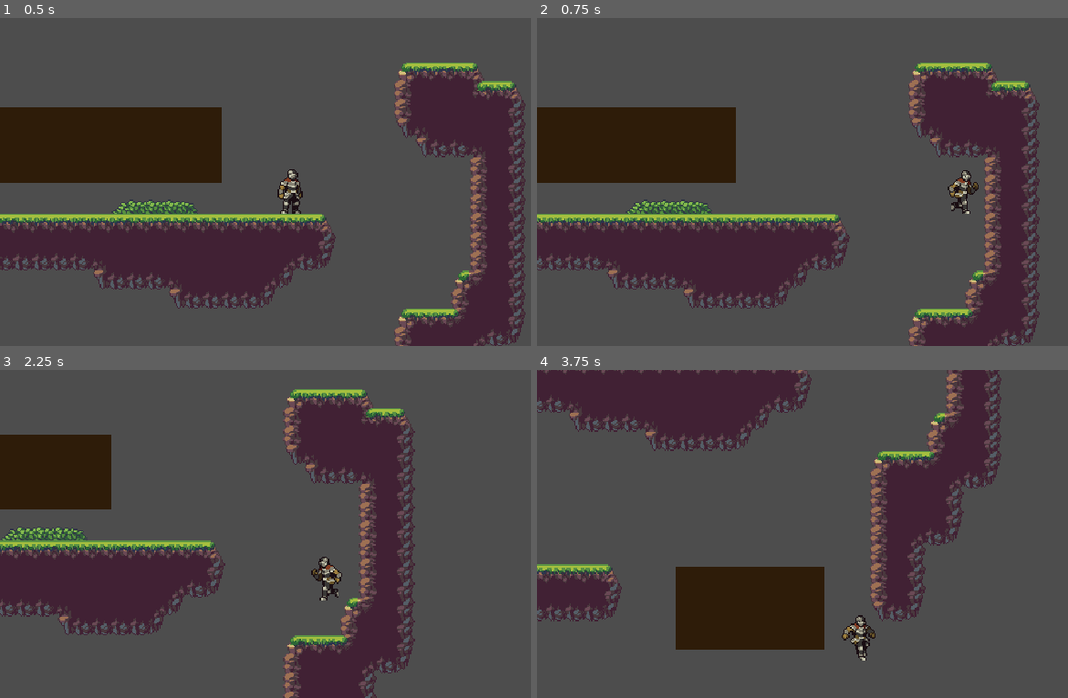
Above: before the commit, frames 1-4 (two rows, left to right).
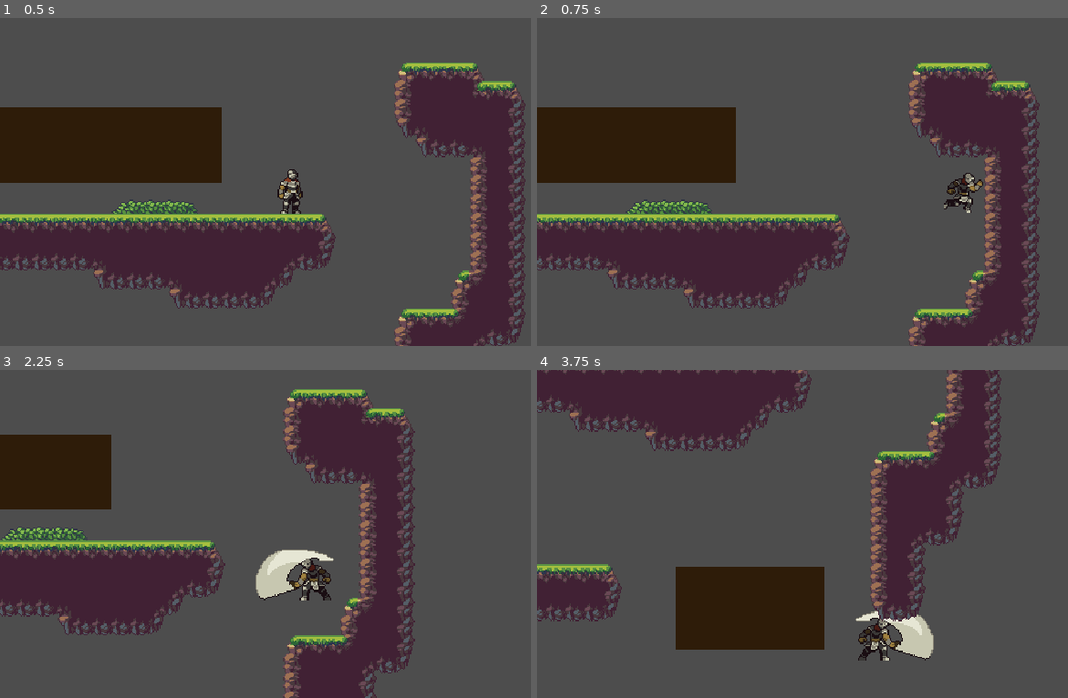
Above: after the commit, the same moments.

Repository: SaydRomey/BrunchPolice
Game: Godot game, scene res://scenes/world.tscn
The game is run twice, just before and just after one commit, with the same random seed, the same clock (stepped at 60 frames per second) and the same inputs.
Inputs:
- Up to frame 1 (0.5 s): no input
- Up to frame 2 (0.75 s): tap Enter at 0.5 s; hold D (move_right) from 0.53 s (still down); tap Alt (dash) at 0.6 s
- Up to frame 3 (2.25 s): tap Space (jump) at 0.77, 1.52 s; tap Ctrl (roll) at 0.8, 1.35 s; tap 1 (attack, bound only after the commit) at 1.55 s; release D (move_right) at 2.03 s; hold A (move_left) from 2.03 s (still down); hold 1 (attack, bound only after the commit) from 2.03 s (still down)
- Up to frame 4 (3.75 s): tap Alt (dash) at 2.3, 3.6 s; release A (move_left) at 2.78 s; release 1 (attack, bound only after the commit) at 2.78 s; hold D (move_right) from 2.78 s (still down); tap S (crouch) at 2.85 s; tap Space (jump) at 3.02 s; tap Ctrl (roll) at 3.05 s; hold 1 (attack, bound only after the commit) from 3.53 s (still down)

Frame 1 is identical in both runs. In frame 2, 0.4% of the frame differs, in the area x 76-85%, y 46-60%; in frame 3, 1.7%, in the area x 48-65%, y 54-71%; in frame 4, 1.5%.

Commit message:
simple attack animation

Diff:
--- a/project.godot
+++ b/project.godot
@@ -65,6 +65,11 @@
 "events": [Object(InputEventKey,"resource_local_to_scene":false,"resource_name":"","device":-1,"window_id":0,"alt_press …(195 unchanged characters)…
 ]
 }
+attack={
+"deadzone": 0.5,
+"events": [Object(InputEventKey,"resource_local_to_scene":false,"resource_name":"","device":-1,"window_id":0,"alt_pressed":false,"shift_pressed":false,"ctrl_pressed":false,"meta_pressed":false,"pressed":false,"keycode":0,"physical_keycode":49,"key_label":0,"unicode":49,"location":0,"echo":false,"script":null)
+]
+}
 
 [rendering]
 
--- a/scenes/player.tscn
+++ b/scenes/player.tscn
@@ -9,6 +9,8 @@
 [ext_resource type="Texture2D" uid="uid://b0c7guophq4p4" path="res://assets/textures/_Crouch.png" id="5_xevl8"]
 [ext_resource type="Texture2D" uid="uid://c52c3fu8ml81l" path="res://assets/textures/_CrouchWalk.png" id="6_4a8hr"]
 [ext_resource type="Texture2D" uid="uid://bopf3eisay75m" path="res://assets/textures/_Roll.png" id="9_p7hli"]
+[ext_resource type="Texture2D" uid="uid://bioh5cmjwhpa8" path="res://assets/textures/_Dash.png" id="10_egfm2"]
+[ext_resource type="Texture2D" uid="uid://cwns8jasylyv8" path="res://assets/textures/_Attack.png" id="11_xmb0x"]
 
 [sub_resource type="Curve" id="Curve_e3gnl"]
 _data = [Vector2(0, 1), 0.0, 0.0, 0, 1, Vector2(0.108782, 1), 0.0, 0.0, 0, 0, Vector2(1, 0.209504), -1.1426, 0.0, 1, 0]
@@ -439,11 +441,120 @@
 "values": [0, 1, 2, 3, 4, 5, 6, 7, 8, 9]
 }
 
+[sub_resource type="Animation" id="Animation_oox6f"]
+resource_name = "dash"
+length = 0.2
+loop_mode = 1
+step = 0.1
+tracks/0/type = "value"
+tracks/0/imported = false
+tracks/0/enabled = true
+tracks/0/path = NodePath("Sprite2D:texture")
+tracks/0/interp = 1
+tracks/0/loop_wrap = true
+tracks/0/keys = {
+"times": PackedFloat32Array(0),
+"transitions": PackedFloat32Array(1),
+"update": 1,
+"values": [ExtResource("10_egfm2")]
+}
+tracks/1/type = "value"
+tracks/1/imported = false
+tracks/1/enabled = true
+tracks/1/path = NodePath("Sprite2D:hframes")
+tracks/1/interp = 1
+tracks/1/loop_wrap = true
+tracks/1/keys = {
+"times": PackedFloat32Array(0),
+"transitions": PackedFloat32Array(1),
+"update": 1,
+"values": [2]
+}
+tracks/2/type = "value"
+tracks/2/imported = false
+tracks/2/enabled = true
+tracks/2/path = NodePath("Sprite2D:vframes")
+tracks/2/interp = 1
+tracks/2/loop_wrap = true
+tracks/2/keys = {
+"times": PackedFloat32Array(0),
+"transitions": PackedFloat32Array(1),
+"update": 1,
+"values": [1]
+}
+tracks/3/type = "value"
+tracks/3/imported = false
+tracks/3/enabled = true
+tracks/3/path = NodePath("Sprite2D:frame")
+tracks/3/interp = 1
+tracks/3/loop_wrap = true
+tracks/3/keys = {
+"times": PackedFloat32Array(0, 0.1),
+"transitions": PackedFloat32Array(1, 1),
+"update": 1,
+"values": [0, 1]
+}
+
+[sub_resource type="Animation" id="Animation_7x7dv"]
+resource_name = "attack"
+length = 0.4
+step = 0.1
+tracks/0/type = "value"
+tracks/0/imported = false
+tracks/0/enabled = true
+tracks/0/path = NodePath("Sprite2D:texture")
+tracks/0/interp = 1
+tracks/0/loop_wrap = true
+tracks/0/keys = {
+"times": PackedFloat32Array(0),
+"transitions": PackedFloat32Array(1),
+"update": 1,
+"values": [ExtResource("11_xmb0x")]
+}
+tracks/1/type = "value"
+tracks/1/imported = false
+tracks/1/enabled = true
+tracks/1/path = NodePath("Sprite2D:hframes")
+tracks/1/interp = 1
+tracks/1/loop_wrap = true
+tracks/1/keys = {
+"times": PackedFloat32Array(0),
+"transitions": PackedFloat32Array(1),
+"update": 1,
+"values": [4]
+}
+tracks/2/type = "value"
+tracks/2/imported = false
+tracks/2/enabled = true
+tracks/2/path = NodePath("Sprite2D:vframes")
+tracks/2/interp = 1
+tracks/2/loop_wrap = true
+tracks/2/keys = {
+"times": PackedFloat32Array(0),
+"transitions": PackedFloat32Array(1),
+"update": 1,
+"values": [1]
+}
+tracks/3/type = "value"
+tracks/3/imported = false
+tracks/3/enabled = true
+tracks/3/path = NodePath("Sprite2D:frame")
+tracks/3/interp = 1
+tracks/3/loop_wrap = true
+tracks/3/keys = {
+"times": PackedFloat32Array(0, 0.1, 0.2, 0.3),
+"transitions": PackedFloat32Array(1, 1, 1, 1),
+"update": 1,
+"values": [0, 1, 2, 3]
+}
+
 [sub_resource type="AnimationLibrary" id="AnimationLibrary_0mnpv"]
 _data = {
 "RESET": SubResource("Animation_5bhpl"),
+"attack": SubResource("Animation_7x7dv"),
 "crouch": SubResource("Animation_t0mtc"),
 "crouch_walk": SubResource("Animation_gvuhe"),
+"dash": SubResource("Animation_oox6f"),
 "fall": SubResource("Animation_e54o4"),
 "idle": SubResource("Animation_y0mvs"),
 "jump": SubResource("Animation_xx8mc"),
@@ -503,7 +614,12 @@
 wait_time = 0.6
 one_shot = true
 
+[node name="AttackTimer" type="Timer" parent="."]
+wait_time = 0.4
+one_shot = true
+
 [connection signal="timeout" from="CoyoteTimer" to="." method="_on_coyote_timer_timeout"]
 [connection signal="timeout" from="JumpBufferTimer" to="." method="_on_jump_buffer_timer_timeout"]
 [connection signal="timeout" from="JumpHeightTimer" to="." method="_on_jump_height_timer_timeout"]
 [connection signal="timeout" from="RollTimer" to="." method="_on_roll_timer_timeout"]
+[connection signal="timeout" from="AttackTimer" to="." method="_on_attack_timer_timeout"]
--- a/scripts/player.gd
+++ b/scripts/player.gd
@@ -24,6 +24,7 @@
 @onready var jump_buffer_timer = $JumpBufferTimer
 @onready var jump_height_timer = $JumpHeightTimer
 @onready var roll_timer = $RollTimer
+@onready var attack_timer = $AttackTimer
 @onready var crouch_raycast1 = $CrouchRaycast_1
 @onready var crouch_raycast2 = $CrouchRaycast_2
 
@@ -46,6 +47,8 @@
 var jump_buffered = false
 var is_rolling = false
 var is_dashing = false
+var can_attack = true
+var is_attacking = false
 
 #func _process(delta):
 	#print()
@@ -147,6 +150,11 @@
 			stuck_under_object = false
 			#print("Player was stuck, now standing straight")
 
+	if Input.is_action_pressed("attack") && can_attack:
+		is_attacking = true
+		can_attack = false
+		attack_timer.start()
+
 #	Move
 	var was_on_floor = is_on_floor()
 	move_and_slide()
@@ -243,6 +251,10 @@
 		crouch()
 		stuck_under_object = true
 
+func _on_attack_timer_timeout() -> void:
+	is_attacking = false
+	can_attack = true
+
 func above_head_is_empty() -> bool:
 	var result = !crouch_raycast1.is_colliding() && !crouch_raycast2.is_colliding()
 	return result
@@ -250,6 +262,12 @@
 func update_animations(horizontal_direction):
 	if is_rolling:
 		ap.play("roll")
+		return
+	if is_dashing:
+		ap.play("dash")
+		return
+	if is_attacking:
+		ap.play("attack")
 		return
 	if is_on_floor():
 		if horizontal_direction == 0:
Binary file added: assets/textures/_Attack.png
Not shown, added: assets/textures/_Attack.png.import
Binary file added: assets/textures/_Dash.png
Not shown, added: assets/textures/_Dash.png.import
Not shown: 1 places in scenes/player.tscn that only renumber resources
